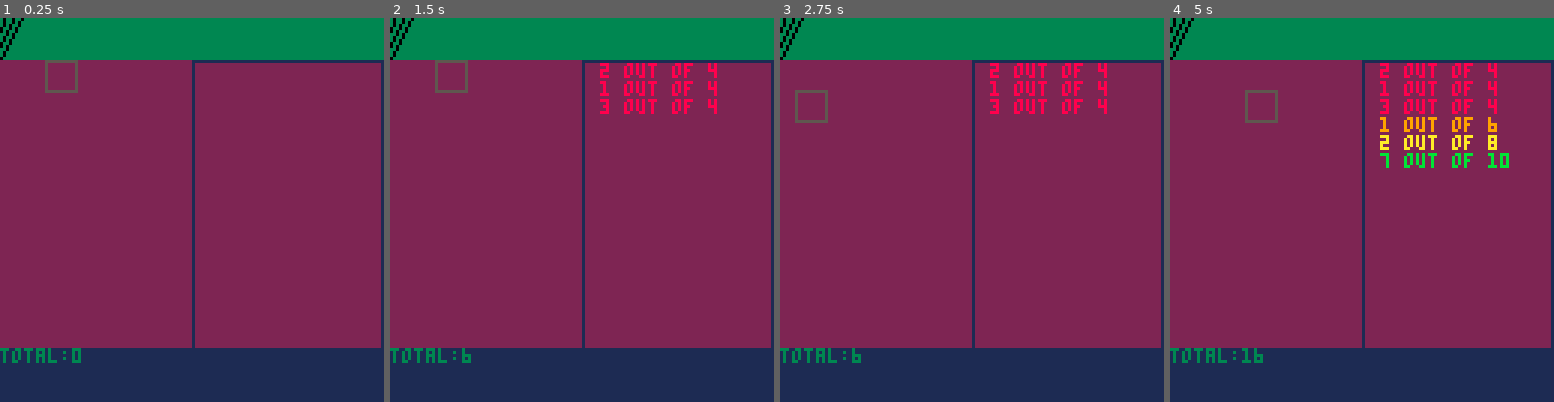
Above: before the commit, frames 1-4 (left to right).
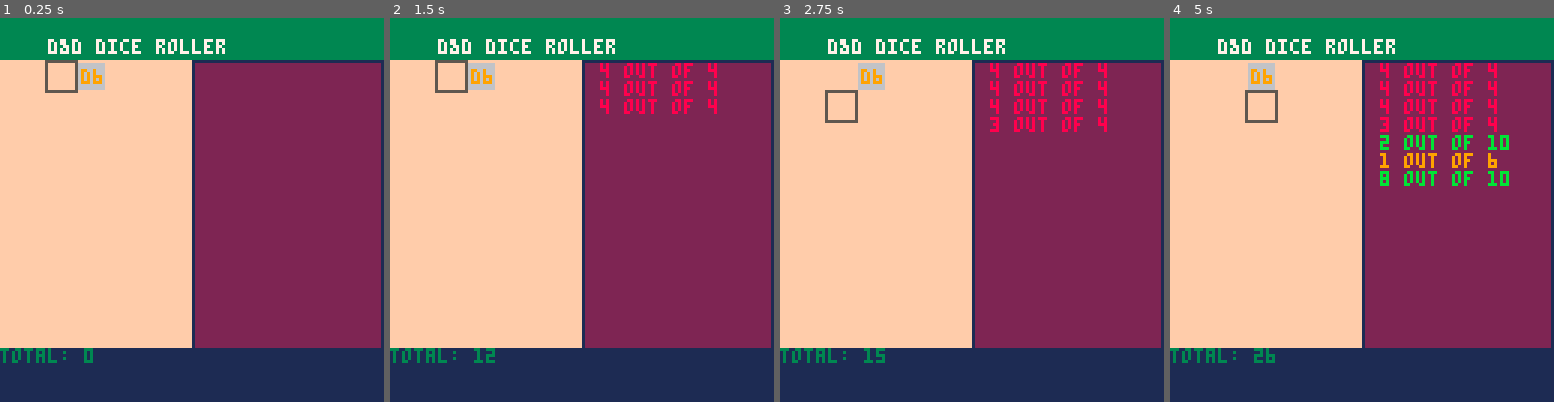
Above: after the commit, the same moments.

Repository: trumanhess27/PICO1kJam_Dice
Game: PICO-8 cartridge dice.p8
Same seed, same stepped clock (60 frames per second), same inputs: the game is played once before the commit and once after it.
Inputs:
- Up to frame 1 (0.25 s): no input
- Up to frame 2 (1.5 s): tap O (Z key) at 0.33, 0.7, 1.43 s
- Up to frame 3 (2.75 s): hold Left 1.97-2.37 s; tap O (Z key) at 2.22 s; hold Down from 2.42 s (still down)
- Up to frame 4 (5 s): release Down at 2.82 s; hold Right 2.87-3.53 s; tap O (Z key) at 3.1, 3.98, 4.87 s; hold Up 3.58-4.08 s; hold Right 4.13-4.53 s; hold Down from 4.58 s (still down)

The runs differ from the first frame. In frame 1, 38% of the frame differs, in the area x 0-59%, y 0-90%; in frame 2, 39%; in frame 3, 39%; in frame 4, 40%, in the area x 0-89%, y 0-90%.

Commit message:
Changed generation method.

Diff:
--- a/dice.p8
+++ b/dice.p8
@@ -1,5 +1,5 @@
 pico-8 cartridge // http://www.pico-8.com
-version 32
+version 33
 __lua__
 p=print
 sx=15
@@ -7,22 +7,41 @@
 r=1
 function print_roll(t)
 	l=0 o=4 i=8 y=15
-	for te in all(t) do
-		for v in all(te) do
-			?v.." out of "..o,70,y,i
-			l+=v
+--	for te in all(t) do
+--		for v in all(te) do
+--			?v.." out of "..o,70,y,i
+--			l+=v
+--			y+=6
+--		end
+--		o+=2
+--		i+=1
+--		if (o>12) o=20 i=14
+--	end
+--	?"total:"..l,0,110,3
+	e={}
+	e[4]=8
+	e[6]=9
+	e[8]=10
+	e[10]=11
+	e[12]=12
+	e[20]=14
+	for i=1,#t do
+		if(i%2!=0) then
+			j=t[i]
+			l+=t[i]
+		else
+			b=e[t[i]]
+			print(j.." out of "..t[i],70,y,b)
 			y+=6
 		end
-		o+=2
-		i+=1
-		if (o>12) o=20 i=14
 	end
-	?"total:"..l,0,110,3
+	?"total: "..l,0,110,3
 end
 
 function init_t()
-	t={{}}
-	for x=1,6 do add(t, {}) end
+	--t={{}}
+	--for x=1,6 do add(t, {}) end
+	t={}
 end
 
 function _init()
@@ -33,44 +52,53 @@
 
 function _update()
 	k=stat(31) n=0 tt=false
-	tc=#t[1]+#t[2]+#t[3]+#t[4]+#t[5]+#t[6]
-	if(tc<16) then
-		-- can make this similar to the top loop
-		if (k=="1") n=flr(rnd(4))+1 add(t[1],n)
-		if (k=="2") n=flr(rnd(6))+1 add(t[2],n)
-		if (k=="3") n=flr(rnd(8))+1 add(t[3],n)
-		if (k=="4") n=flr(rnd(10))+1 add(t[4],n)
-		if (k=="5") n=flr(rnd(12))+1 add(t[5],n)
-		if (k=="6") n=flr(rnd(20))+1 add(t[6],n)
+	--tc=#t[1]+#t[2]+#t[3]+#t[4]+#t[5]+#t[6]
+	tc=#t
+--	if(tc<16) then
+--		if (btnp(0) and sx>15) sx-=10 r-=1
+--		if (btnp(1) and sx<20) sx+=10 r+=1
+--		if (btnp(2) and sy>14) sy-=10 r-=2--up
+--		if (btnp(3) and sy<30) sy+=10 r+=2--down
+--		if (btnp(4)) then
+--			if (r==1) n=flr(rnd(4))+1 add(t[1],n)
+--			if (r==2) n=flr(rnd(6))+1 add(t[2],n)
+--			if (r==3) n=flr(rnd(8))+1 add(t[3],n)
+--			if (r==4) n=flr(rnd(10))+1 add(t[4],n)
+--			if (r==5) n=flr(rnd(12))+1 add(t[5],n)
+--			if (r==6) n=flr(rnd(20))+1 add(t[6],n)
+--		end
+--	else
+--		tt=true
+--	end
+--end
+	q=4
+	if(tc<32) then
+		if (btnp(0) and sx>15) sx-=10 r-=1
+		if (btnp(1) and sx<20) sx+=10 r+=1
+		if (btnp(2) and sy>14) sy-=10 r-=2--up
+		if (btnp(3) and sy<30) sy+=10 r+=2--down
+		if (btnp(4)) then
+			for i=1,6do
+				if(r==i) n=flr(rnd(q))+1 add(t,n) add(t,q)
+				q+=2
+				if(q>12) q=20
+			end
+		end
 	else
 		tt=true
-	end
-
-	if(tc<16) then
-		if (btnp(0) and sx>10) sx-=10 r-=1
-		if (btnp(1) and sx<20) sx+=10 r+=1
-		if (btnp(2) and sy>13) sy-=10 r-=2--up
-		if (btnp(3) and sy<30) sy+=10 r+=2--down
-		if (btnp(4)) then
-			if (r==1) n=flr(rnd(4))+1 add(t[1],n)
-			if (r==2) n=flr(rnd(6))+1 add(t[2],n)
-			if (r==3) n=flr(rnd(8))+1 add(t[3],n)
-			if (r==4) n=flr(rnd(10))+1 add(t[4],n)
-			if (r==5) n=flr(rnd(12))+1 add(t[5],n)
-			if (r==6) n=flr(rnd(20))+1 add(t[6],n)
-		end
 	end
 end
 
 function _draw()
 	cls(2)
-	rectfill(0,0,127,13)
-	line(0,13,7,0,0)
-	line(0,9,4,0,0)
-	line(0,4,1,0,0)
-	rectfill(0,110,127,127,1)
-	rect(64,14,127,110,1)
-	rect(sx,sy,sx+10,sy+10,5)
+	rectfill(0,0,127,13,3) --banner
+	print("d&d dice roller",16,7,7)
+	rectfill(0,110,127,127,1) --total section
+	rectfill(0,14,63,109,15) --dice choice area
+	rect(64,14,127,110,1) --dice roll area
+	rect(sx,sy,sx+10,sy+10,5) --selector
+	rectfill(26,15,34,23,6) --d6
+	print("d6",27,17,9)
 	print_roll(t)
 	if (tt==true) p("reset total from pause menu",3)
 end
